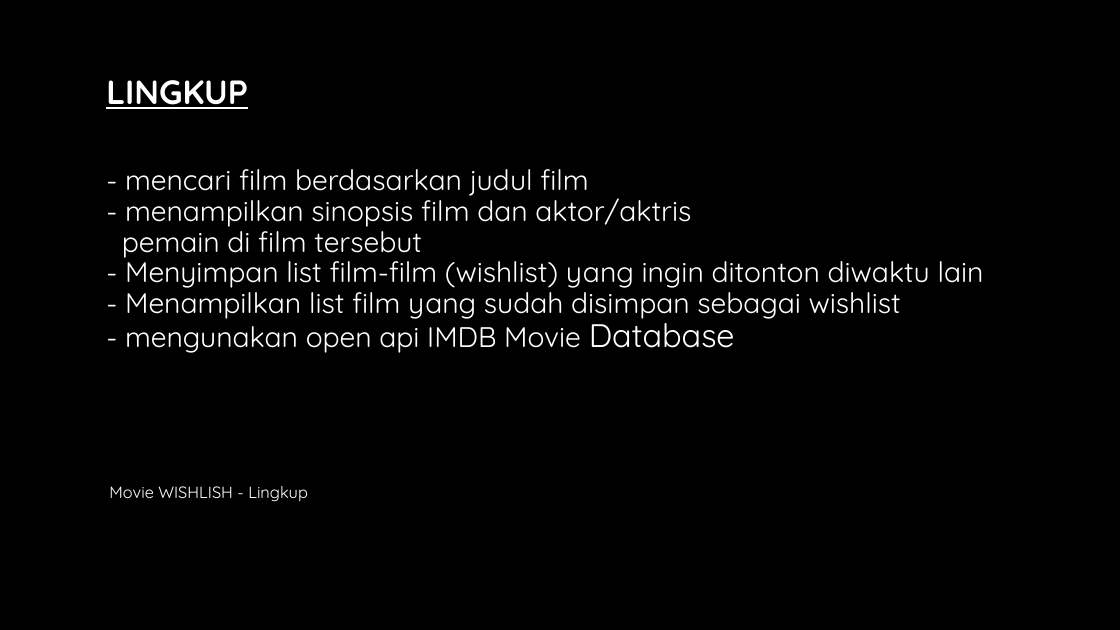
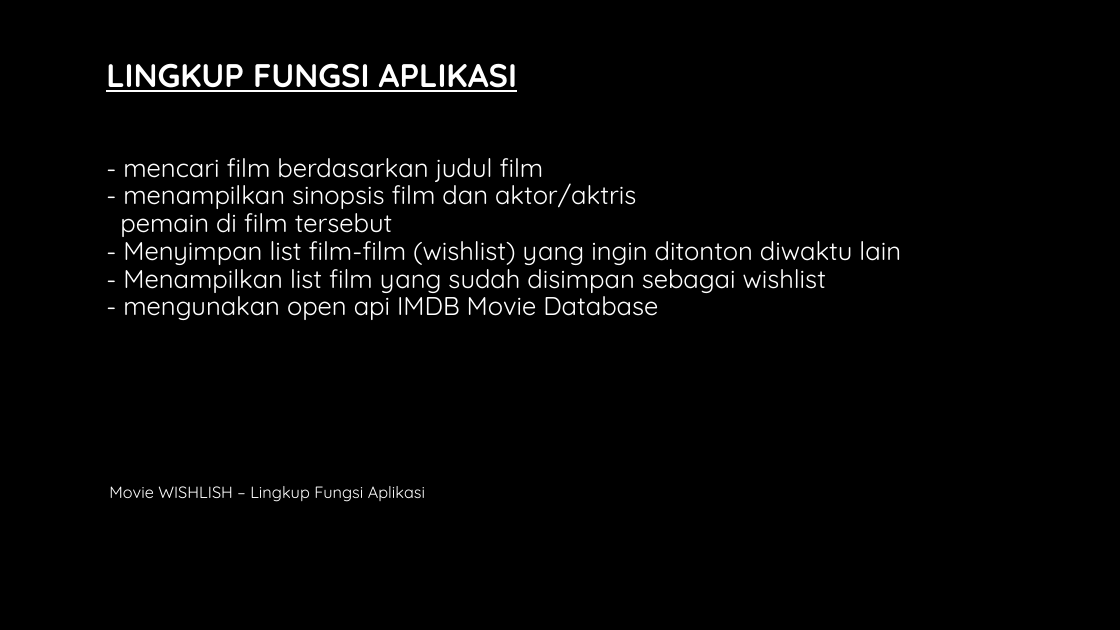
Before and after one commit to bk88collab/be-project, a slide deck: slide 3 of Presentasi/Movie Wishlist.pptx. Drawn at 1120x630 pixels with LibreOffice and Linux fonts; fonts in the diff are those of the drawing; background and template pictures are left out. Boxes give left, top, right and bottom in pixels: in the first picture for what was removed or moved away, otherwise in the second. Text is boxed around its words. In the diff, an @@ line names an element or a change of style, - is before the commit and + after.

```diff
--- a/Presentasi/Movie Wishlist.pptx
+++ b/Presentasi/Movie Wishlist.pptx
@@ title at [106,63,901,320]: text changed; size 24.3 to 22 pt @@
-LINGKUP
-- mencari film berdasarkan judul film
-- menampilkan sinopsis film dan aktor/aktris
-pemain di film tersebut
-- Menyimpan list film-film (wishlist) yang ingin ditonton diwaktu lain
-- Menampilkan list film yang sudah disimpan sebagai wishlist
-- mengunakan open api IMDB Movie Database
+LINGKUP FUNGSI APLIKASI
+- mencari film berdasarkan judul film
+- menampilkan sinopsis film dan aktor/aktris
+pemain di film tersebut
+- Menyimpan list film-film (wishlist) yang ingin ditonton diwaktu lain
+- Menampilkan list film yang sudah disimpan sebagai wishlist
+- mengunakan open api IMDB Movie Database
@@ subtitle at [109,486,425,502]: text changed @@
-Movie WISHLISH - Lingkup
+Movie WISHLISH – Lingkup Fungsi Aplikasi
```
Also in this commit, not shown: 3 other slides changed, 5 slides added, 15 other files.
